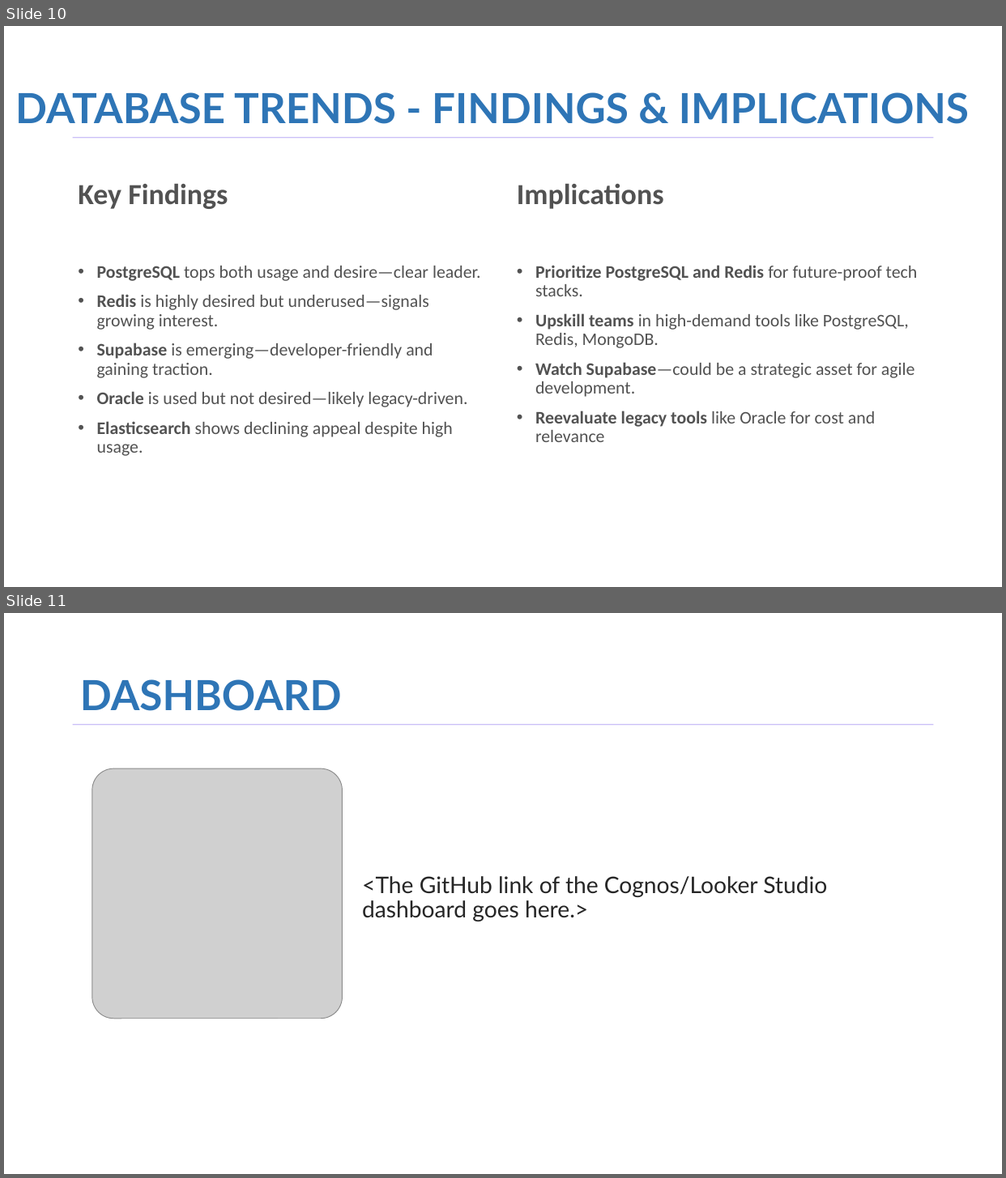
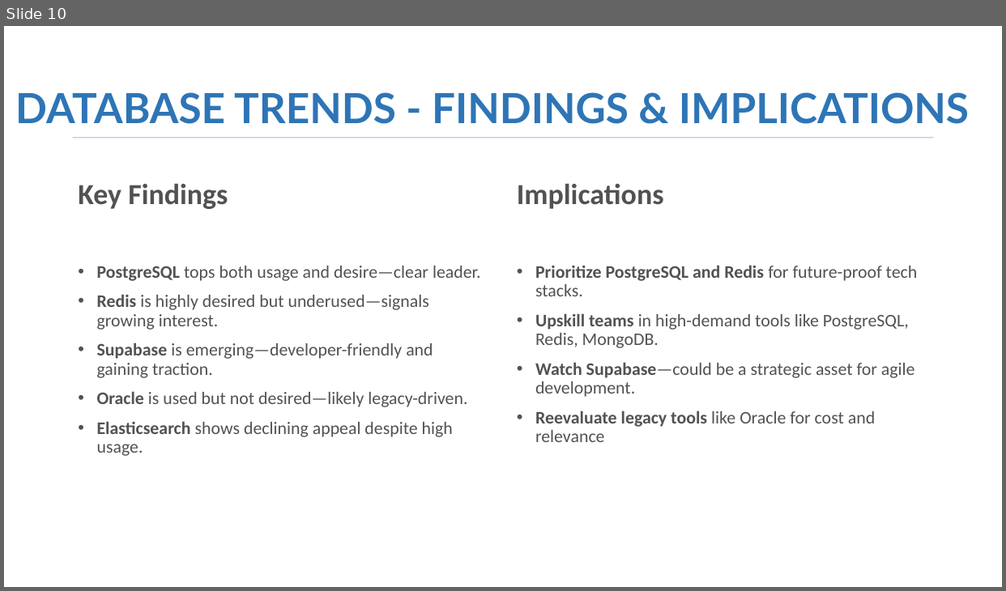
Before and after one commit to Ifsaurabh/StackOverFlow-survey-capston-project, a slide deck: 4_Report/capstone-story.pptx. Shown one above the other, each under a label of ours: slides 10 and 11 before the commit, slide 10 after it. The pictures are 1006x1178 and 1006x591 pixels, drawn with LibreOffice and Linux fonts; fonts in the diff are those of the drawing; grey boxes stand for pictures; background and template pictures are left out. Boxes give left, top, right and bottom in pixels: in the first picture for what was removed or moved away, otherwise in the second. Text is boxed around its words. In the diff, an @@ line names an element or a change of style, - is before the commit and + after.

```diff
--- a/4_Report/capstone-story.pptx
+++ b/4_Report/capstone-story.pptx
@@ slide 11 removed at <box>4,613,1002,1174</box>, background #FFFFFF; not listed: 1 template element that a slide beside it also shows @@
@@ title removed at <box>80,679,342,711</box> @@
-DASHBOARD
@@ picture removed at <box>92,769,343,1019</box> @@
@@ text removed at <box>362,876,827,922</box> @@
-<The GitHub link of the Cognos/Looker Studio dashboard goes here.>
```
Also in this commit, not shown: 1 slide added.
